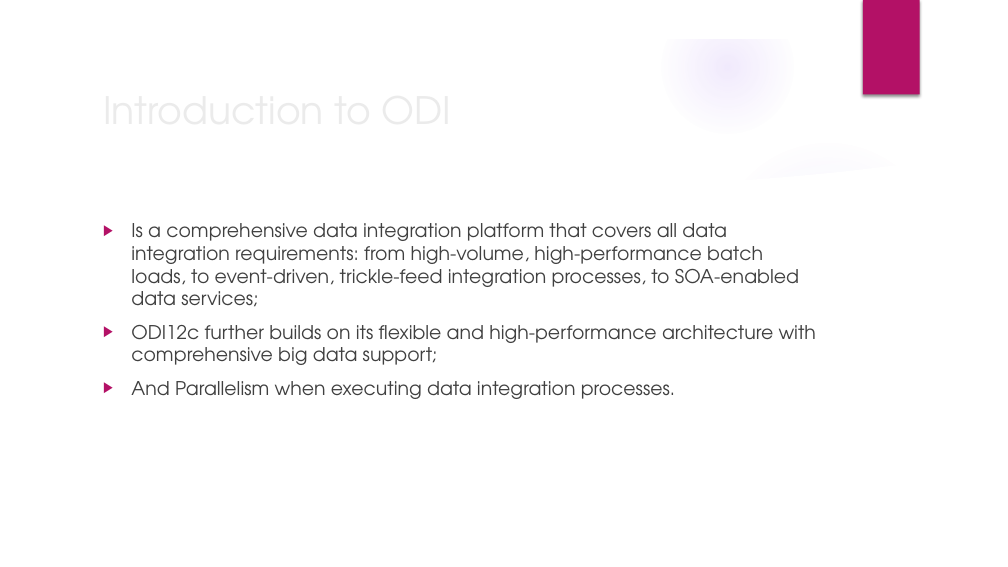
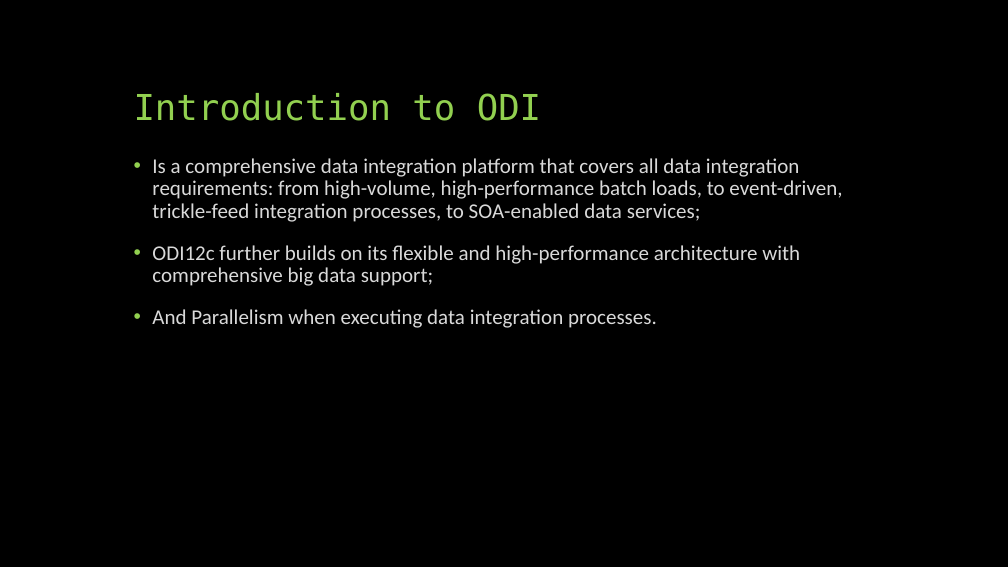
Before and after one commit to willanythayse/odi-develop-workout, a slide deck: slide 2 of Oracle Data Integrator (ODI).pptx. Drawn at 1008x567 pixels with LibreOffice and Linux fonts; fonts in the diff are those of the drawing; background and template pictures are left out. Boxes give left, top, right and bottom in pixels: in the first picture for what was removed or moved away, otherwise in the second. Text is boxed around its words. In the diff, an @@ line names an element or a change of style, - is before the commit and + after.

```diff
--- a/Oracle Data Integrator (ODI).pptx
+++ b/Oracle Data Integrator (ODI).pptx
@@ background picture (left out) to #000000 @@
@@ group removed at bbox=[0, 0, 1008, 567]: 5 ellipses, 3 freeform shapes @@
@@ rectangle removed at bbox=[863, 0, 920, 95] @@
@@ title "Introduction to ODI": place and size @@
-title "Introduction to ODI" at bbox=[95, 80, 820, 138]
+title "Introduction to ODI" at bbox=[134, 93, 541, 121]
@@ title "Introduction to ODI" at bbox=[134, 93, 541, 121]: size 36 to 34 pt, font TeX Gyre Adventor to DejaVu Sans Mono, text colour #EBEBEB to #92D050; line spacing 1 to 0.9; vertical alignment middle to bottom @@
@@ text "Is a comprehensive data integration ...": place and size @@
-text "Is a comprehensive data integration ..." at bbox=[131, 223, 816, 399]
+text "Is a comprehensive data integration ..." at bbox=[152, 158, 842, 328]
@@ text "Is a comprehensive data integration ..." at bbox=[152, 158, 842, 328]: size 18 to 20 pt, font TeX Gyre Adventor to Calibri, text colour #404040 to #D9D9D9; bullet ▶ to •; line spacing 1 to 0.9; more space between paragraphs; bullet colour #B31166 to #92D050 @@
```
Also in this commit, not shown: 1 other slide changed, 9 slides added, 10 slides removed, 10 other files.
